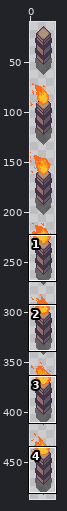
Sprite sheet, stored at resources/pngs/Torch-Wind-1.png. The first picture is a wide view before the edit; the outline marks the close-up.
Close-up. Before:
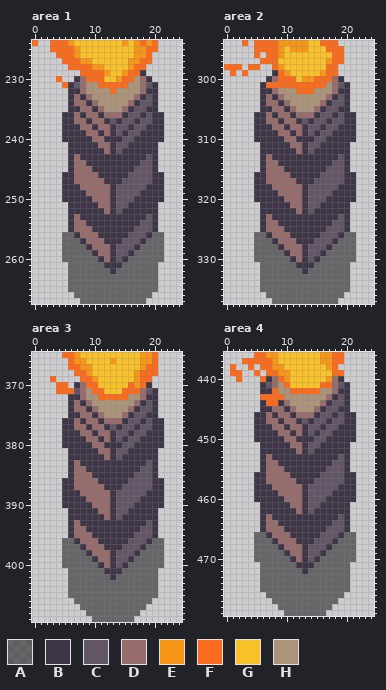
The file is 25x490 pixels. Shown: area 1: x 0..24, y 224..267; area 2: x 0..24, y 294..337; area 3: x 0..24, y 365..409; area 4: x 0..24, y 436..479. The wide view leaves out empty margins. The commit also changed other parts of the picture, which this record leaves out.
Palette (. is transparent): A #00000080  B #3e3546  C #625565  D #966c6c  E #f79617  F #fb6b1d  G #f9c22b  H #ab947a
Pixels before, area 1, first column x 0:
224 F..FFFEGGGGGGGGEGEFEF.
225 ...FFFFEGGGGGGGGGEEFF.
226 ....FFFEGGGGGGGGGEEF..
227 .....FFFEEGGGGGGEEFF..
228 ......FFFFEEGGGGEFF...
229 ........FFFFEGGEFFB...
230 ....F..BDFFFGGEFFHDB..
231 .....FBCDHHFFFFFHHDCB.
232 ......BBDHHHHFHHHHDBB.
233 ......BDBDHHHHHHHDBCB.
234 ......BDDBDHHHHHDBCCB.
235 ......BBDDBDHHHDBCCBB.
236 .....BBDBDDBDDDBCCBCBB
237 .....BBDDBDDBCBCCBCCBB
238 .....BBBDDBDDBCCBCCBBB
239 .....BBBBDDBDBCBCCBBBB
240 .....BBBBBDDBBBCCBBBBB
241 ......BBBBBDDBCCBBBBB.
242 ......BBBBBBDBCBBBBBB.
243 ......BDBBBBBBBBBBBCB.
244 ......BDDBBBBBBBBBCCB.
245 ......BDDDBBBBBBBCCCB.
246 .....BBDDDDBBBBBCCCCBB
247 .....BBDDDDDBBBCCCCCBB
248 .....BBBDDDDDBCCCCCBBB
249 .....BBBBDDDDBCCCCBBBB
250 .....BBBBBDDDBCCCBBBBB
251 ......BBBBBDDBCCBBBBB.
252 ......BBBBBBDBCBBBBBB.
253 ......BDBBBBBBBBBBBCB.
254 ......BDDBBBBBBBBBCCB.
255 ......BDDDBBBBBBBCCCB.
256 .....AABDDDBBBBBCCCBAA
257 .....AAABDDDBBBCCCBAAA
258 .....AAAABDDDBCCCBAAAA
259 .....AAAAABDDBCCBAAAAA
260 .....AAAAAABDBCBAAAAAA
261 ......AAAAAABBBAAAAAA.
262 ......AAAAAAABAAAAAAA.
263 ......AAAAAAAAAAAAAAA.
264 ......AAAAAAAAAAAAAAA.
265 ......AAAAAAAAAAAAAAA.
266 .......AAAAAAAAAAAAA..
267 ........AAAAAAAAAAA...
Pixels before, area 2, first column x 0:
294 ...F.FFFFEEEEEGGFFF...
295 .....FFFFEGEEEGGGFFF..
296 .....F.FFEGGGGGGGGFF..
297 ......FFFGGGGGGGGEFF..
298 FFF.FF..FEGGGGGGGFF...
299 .F.F....BFEGGGGGEFF...
300 .......BDFFFGEEFFFDB..
301 ......BFFFFFFFFFFHDCB.
302 ......BBDHHHFFFHHHDBB.
303 ......BDBDHHHHHHHDBCB.
304 ......BDDBDHHHHHDBCCB.
305 ......BBDDBDHHHDBCCBB.
306 .....BBDBDDBDDDBCCBCBB
307 .....BBDDBDDBCBCCBCCBB
308 .....BBBDDBDDBCCBCCBBB
309 .....BBBBDDBDBCBCCBBBB
310 .....BBBBBDDBBBCCBBBBB
311 ......BBBBBDDBCCBBBBB.
312 ......BBBBBBDBCBBBBBB.
313 ......BDBBBBBBBBBBBCB.
314 ......BDDBBBBBBBBBCCB.
315 ......BDDDBBBBBBBCCCB.
316 .....BBDDDDBBBBBCCCCBB
317 .....BBDDDDDBBBCCCCCBB
318 .....BBBDDDDDBCCCCCBBB
319 .....BBBBDDDDBCCCCBBBB
320 .....BBBBBDDDBCCCBBBBB
321 ......BBBBBDDBCCBBBBB.
322 ......BBBBBBDBCBBBBBB.
323 ......BDBBBBBBBBBBBCB.
324 ......BDDBBBBBBBBBCCB.
325 ......BDDDBBBBBBBCCCB.
326 .....AABDDDBBBBBCCCBAA
327 .....AAABDDDBBBCCCBAAA
328 .....AAAABDDDBCCCBAAAA
329 .....AAAAABDDBCCBAAAAA
330 .....AAAAAABDBCBAAAAAA
331 ......AAAAAABBBAAAAAA.
332 ......AAAAAAABAAAAAAA.
333 ......AAAAAAAAAAAAAAA.
334 ......AAAAAAAAAAAAAAA.
335 ......AAAAAAAAAAAAAAA.
336 .......AAAAAAAAAAAAA..
337 ........AAAAAAAAAAA...
Pixels before, area 3, first column x 3:
365 ..FFEGGGGGGGGGGEEF.
366 ...FEEGGGGEGGGGEEF.
367 ...FFEEGGGGGGGGEFF.
368 ....FFEGGGGGGGEFFF.
369 F....FFEGGGGGGEFF..
370 .FF.BDFFGGGGGFEFB..
371 .FFFCDHFFGGGFFFDCB.
372 ...BBDHHFFFFFHHDBB.
373 ...BDBDHHHHHHHDBCB.
374 ...BDDBDHHHHHDBCCB.
375 ...BBDDBDHHHDBCCBB.
376 ..BBDBDDBDDDBCCBCBB
377 ..BBDDBDDBCBCCBCCBB
378 ..BBBDDBDDBCCBCCBBB
379 ..BBBBDDBDBCBCCBBBB
380 ..BBBBBDDBBBCCBBBBB
381 ...BBBBBDDBCCBBBBB.
382 ...BBBBBBDBCBBBBBB.
383 ...BDBBBBBBBBBBBCB.
384 ...BDDBBBBBBBBBCCB.
385 ...BDDDBBBBBBBCCCB.
386 ..BBDDDDBBBBBCCCCBB
387 ..BBDDDDDBBBCCCCCBB
388 ..BBBDDDDDBCCCCCBBB
389 ..BBBBDDDDBCCCCBBBB
390 ..BBBBBDDDBCCCBBBBB
391 ...BBBBBDDBCCBBBBB.
392 ...BBBBBBDBCBBBBBB.
393 ...BDBBBBBBBBBBBCB.
394 ...BDDBBBBBBBBBCCB.
395 ...BDDDBBBBBBBCCCB.
396 ..AABDDDBBBBBCCCBAA
397 ..AAABDDDBBBCCCBAAA
398 ..AAAABDDDBCCCBAAAA
399 ..AAAAABDDBCCBAAAAA
400 ..AAAAAABDBCBAAAAAA
401 ...AAAAAABBBAAAAAA.
402 ...AAAAAAABAAAAAAA.
403 ...AAAAAAAAAAAAAAA.
404 ...AAAAAAAAAAAAAAA.
405 ...AAAAAAAAAAAAAAA.
406 ....AAAAAAAAAAAAA..
407 .....AAAAAAAAAAA...
408 ......AAAAAAAAA....
409 .......AAAAAAA.....
Pixels before, area 4, first column x 1:
436 ....FFEEGGGGGGGEEFF..
437 ..FFFFFEGGGGGGGEEFF..
438 F..F.FFEEGGGGGGGEF...
439 FF..F.FFEEGGGGGGGFF..
440 .F...FBDFEGGGGGGEDB..
441 .....BCDHFGGGGGFFDCB.
442 .....BBFHHFFFFFHHDBB.
443 .....FFFFHHHHHHHDBCB.
444 .....BFFBDHHHHHDBCCB.
445 .....BBDDBDHHHDBCCBB.
446 ....BBDBDDBDDDBCCBCBB
447 ....BBDDBDDBCBCCBCCBB
448 ....BBBDDBDDBCCBCCBBB
449 ....BBBBDDBDBCBCCBBBB
450 ....BBBBBDDBBBCCBBBBB
451 .....BBBBBDDBCCBBBBB.
452 .....BBBBBBDBCBBBBBB.
453 .....BDBBBBBBBBBBBCB.
454 .....BDDBBBBBBBBBCCB.
455 .....BDDDBBBBBBBCCCB.
456 ....BBDDDDBBBBBCCCCBB
457 ....BBDDDDDBBBCCCCCBB
458 ....BBBDDDDDBCCCCCBBB
459 ....BBBBDDDDBCCCCBBBB
460 ....BBBBBDDDBCCCBBBBB
461 .....BBBBBDDBCCBBBBB.
462 .....BBBBBBDBCBBBBBB.
463 .....BDBBBBBBBBBBBCB.
464 .....BDDBBBBBBBBBCCB.
465 .....BDDDBBBBBBBCCCB.
466 ....AABDDDBBBBBCCCBAA
467 ....AAABDDDBBBCCCBAAA
468 ....AAAABDDDBCCCBAAAA
469 ....AAAAABDDBCCBAAAAA
470 ....AAAAAABDBCBAAAAAA
471 .....AAAAAABBBAAAAAA.
472 .....AAAAAAABAAAAAAA.
473 .....AAAAAAAAAAAAAAA.
474 .....AAAAAAAAAAAAAAA.
475 .....AAAAAAAAAAAAAAA.
476 ......AAAAAAAAAAAAA..
477 .......AAAAAAAAAAA...
478 ........AAAAAAAAA....
479 .........AAAAAAA.....
The result:
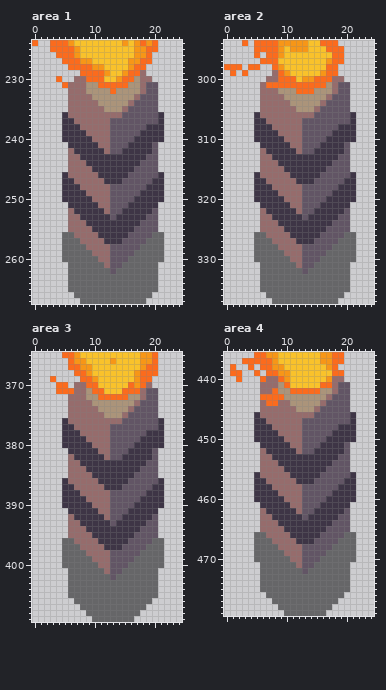
What changed:
Area 1:
y 229: x 18 B -> D
y 230: x 7 B -> D; x 19 B -> D
y 231: x 6..7 BC -> DD; x 20 B -> C
y 232: x 6..7 BB -> DD; x 19..20 BB -> CC
y 233: x 6 B -> D; x 8 B -> D; x 18 B -> C; x 20 B -> C
y 234: x 6 B -> D; x 9 B -> D; x 17 B -> C; x 20 B -> C
y 235: x 6..7 BB -> DD; x 10 B -> D; x 16 B -> C; x 19..20 BB -> CC
y 236: x 6 B -> D; x 8 B -> D; x 11 B -> D; x 15 B -> C; x 18 B -> C; x 20 B -> C
y 237: x 9 B -> D; x 12 B -> D; x 14 B -> C; x 17 B -> C; x 20 B -> C
y 238: x 10 B -> D; x 13 B -> C; x 16 B -> C
y 239: x 11 B -> D; x 13 B -> C; x 15 B -> C
y 240: x 12..14 BBB -> DCC
y 241: x 13 B -> C; x 20 B -> C
y 242: x 6 B -> D; x 13 B -> C; x 20 B -> C
y 243..246: x 6 B -> D; x 20 B -> C
y 248..251: x 13 B -> C
y 252..253: x 6 B -> D; x 13 B -> C; x 20 B -> C
y 254..255: x 6 B -> D; x 20 B -> C
y 256: x 7 B -> D; x 19 B -> C
y 257: x 8 B -> D; x 18 B -> C
y 258: x 9 B -> D; x 13 B -> C; x 17 B -> C
y 259: x 10 B -> D; x 13 B -> C; x 16 B -> C
y 260: x 11 B -> D; x 13 B -> C; x 15 B -> C
y 261: x 12..14 BBB -> DCC
y 262: x 13 B -> C
Area 2:
y 299: x 8 B -> D
y 300: x 7 B -> D; x 19 B -> D
y 301: x 6 B -> D; x 20 B -> C
y 302: x 6..7 BB -> DD; x 19..20 BB -> CC
y 303: x 6 B -> D; x 8 B -> D; x 18 B -> C; x 20 B -> C
y 304: x 6 B -> D; x 9 B -> D; x 17 B -> C; x 20 B -> C
y 305: x 6..7 BB -> DD; x 10 B -> D; x 16 B -> C; x 19..20 BB -> CC
y 306: x 6 B -> D; x 8 B -> D; x 11 B -> D; x 15 B -> C; x 18 B -> C; x 20 B -> C
y 307: x 9 B -> D; x 12 B -> D; x 14 B -> C; x 17 B -> C; x 20 B -> C
y 308: x 10 B -> D; x 13 B -> C; x 16 B -> C
y 309: x 11 B -> D; x 13 B -> C; x 15 B -> C
y 310: x 12..14 BBB -> DCC
y 311: x 13 B -> C; x 20 B -> C
y 312: x 6 B -> D; x 13 B -> C; x 20 B -> C
y 313..316: x 6 B -> D; x 20 B -> C
y 318..321: x 13 B -> C
y 322..323: x 6 B -> D; x 13 B -> C; x 20 B -> C
y 324..325: x 6 B -> D; x 20 B -> C
y 326: x 7 B -> D; x 19 B -> C
y 327: x 8 B -> D; x 18 B -> C
y 328: x 9 B -> D; x 13 B -> C; x 17 B -> C
y 329: x 10 B -> D; x 13 B -> C; x 16 B -> C
y 330: x 11 B -> D; x 13 B -> C; x 15 B -> C
y 331: x 12..14 BBB -> DCC
y 332: x 13 B -> C
Area 3:
y 370: x 7 B -> D; x 19 B -> D
y 371: x 7 C -> D; x 20 B -> C
y 372: x 6..7 BB -> DD; x 19..20 BB -> CC
y 373: x 6 B -> D; x 8 B -> D; x 18 B -> C; x 20 B -> C
y 374: x 6 B -> D; x 9 B -> D; x 17 B -> C; x 20 B -> C
y 375: x 6..7 BB -> DD; x 10 B -> D; x 16 B -> C; x 19..20 BB -> CC
y 376: x 6 B -> D; x 8 B -> D; x 11 B -> D; x 15 B -> C; x 18 B -> C; x 20 B -> C
y 377: x 9 B -> D; x 12 B -> D; x 14 B -> C; x 17 B -> C; x 20 B -> C
y 378: x 10 B -> D; x 13 B -> C; x 16 B -> C
y 379: x 11 B -> D; x 13 B -> C; x 15 B -> C
y 380: x 12..14 BBB -> DCC
y 381: x 13 B -> C; x 20 B -> C
y 382: x 6 B -> D; x 13 B -> C; x 20 B -> C
y 383..386: x 6 B -> D; x 20 B -> C
y 388..391: x 13 B -> C
y 392..393: x 6 B -> D; x 13 B -> C; x 20 B -> C
y 394..395: x 6 B -> D; x 20 B -> C
y 396: x 7 B -> D; x 19 B -> C
y 397: x 8 B -> D; x 18 B -> C
y 398: x 9 B -> D; x 13 B -> C; x 17 B -> C
y 399: x 10 B -> D; x 13 B -> C; x 16 B -> C
y 400: x 11 B -> D; x 13 B -> C; x 15 B -> C
y 401: x 12..14 BBB -> DCC
y 402: x 13 B -> C
Area 4:
y 440: x 7 B -> D; x 19 B -> D
y 441: x 6..7 BC -> DD; x 20 B -> C
y 442: x 6..7 BB -> DD; x 19..20 BB -> CC
y 443: x 18 B -> C; x 20 B -> C
y 444: x 6 B -> D; x 9 B -> D; x 17 B -> C; x 20 B -> C
y 445: x 6..7 BB -> DD; x 10 B -> D; x 16 B -> C; x 19..20 BB -> CC
y 446: x 6 B -> D; x 8 B -> D; x 11 B -> D; x 15 B -> C; x 18 B -> C; x 20 B -> C
y 447: x 9 B -> D; x 12 B -> D; x 14 B -> C; x 17 B -> C; x 20 B -> C
y 448: x 10 B -> D; x 13 B -> C; x 16 B -> C
y 449: x 11 B -> D; x 13 B -> C; x 15 B -> C
y 450: x 12..14 BBB -> DCC
y 451: x 13 B -> C; x 20 B -> C
y 452: x 6 B -> D; x 13 B -> C; x 20 B -> C
y 453..456: x 6 B -> D; x 20 B -> C
y 458..461: x 13 B -> C
y 462..463: x 6 B -> D; x 13 B -> C; x 20 B -> C
y 464..465: x 6 B -> D; x 20 B -> C
y 466: x 7 B -> D; x 19 B -> C
y 467: x 8 B -> D; x 18 B -> C
y 468: x 9 B -> D; x 13 B -> C; x 17 B -> C
y 469: x 10 B -> D; x 13 B -> C; x 16 B -> C
y 470: x 11 B -> D; x 13 B -> C; x 15 B -> C
y 471: x 12..14 BBB -> DCC
y 472: x 13 B -> C
Pixel boxes of the changes (left, top, right, bottom) in both close-ups:
changed: (68, 70, 158, 178)
changed: (68, 184, 158, 274)
changed: (260, 70, 350, 178)
changed: (260, 184, 350, 274)
changed: (68, 382, 158, 484)
changed: (68, 490, 158, 580)
changed: (260, 376, 350, 478)
changed: (260, 484, 350, 574)
